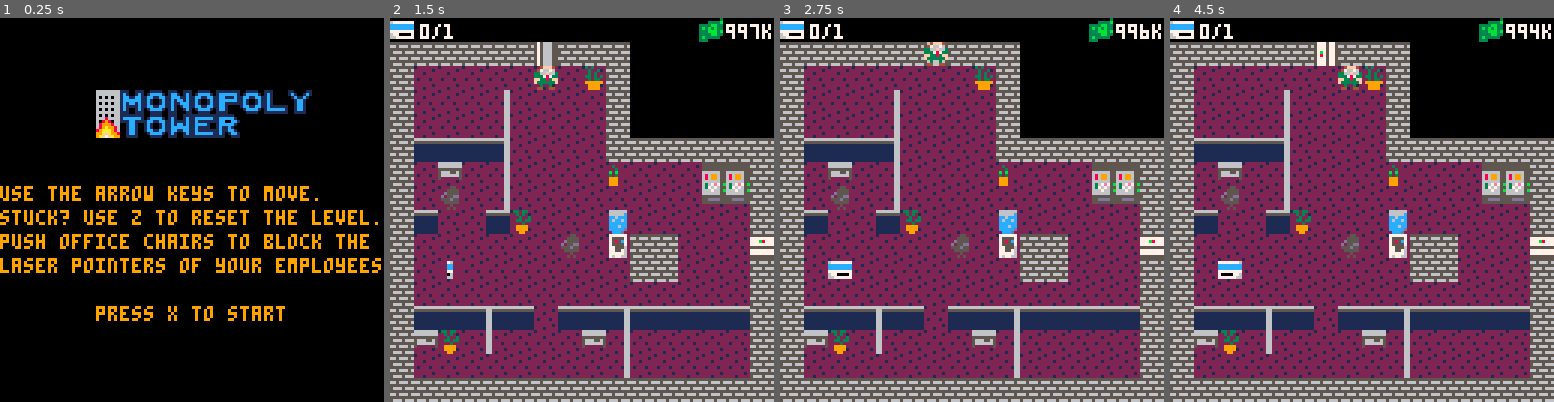
Above: before the commit, frames 1-4 (left to right).
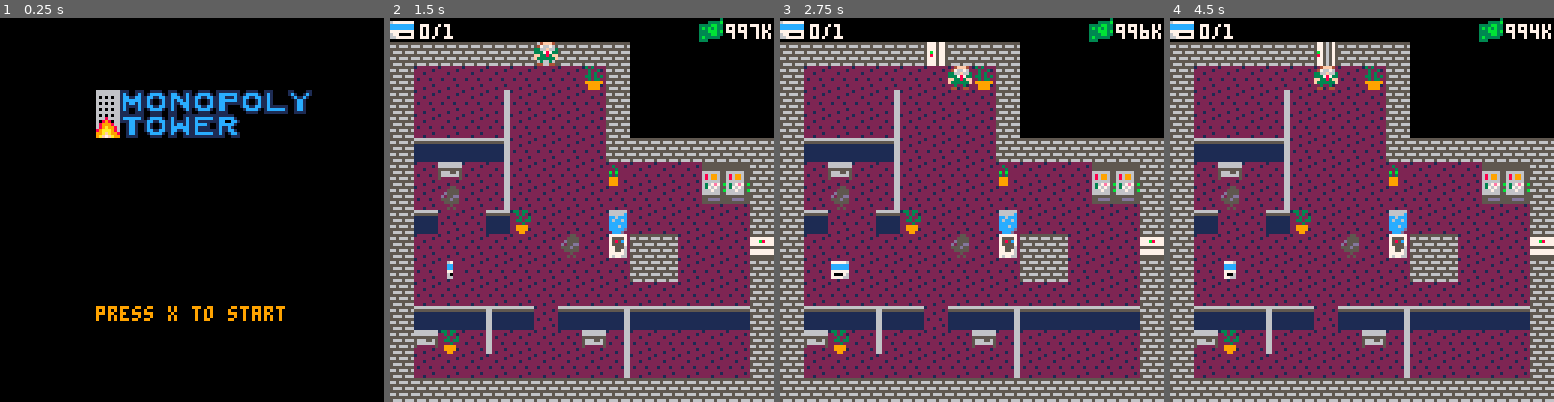
Above: after the commit, the same moments.

Repository: ojlyons/GameDesignProject
Game: PICO-8 cartridge art.p8
The game is run twice, just before and just after one commit, with the same random seed, the same clock (stepped at 60 frames per second) and the same inputs.
Inputs:
- Up to frame 1 (0.25 s): no input
- Up to frame 2 (1.5 s): tap X (X key) at 0.33, 1.07 s; tap O (Z key) at 0.7 s
- Up to frame 3 (2.75 s): hold Right 1.6-2.1 s; tap O (Z key) at 1.7, 2.1, 2.5 s; tap X (X key) at 1.85 s; hold Up 2.15-2.42 s; hold Right from 2.47 s (still down)
- Up to frame 4 (4.5 s): tap O (Z key) every 0.4 s from 2.9 to 4.1 s; tap X (X key) at 2.97, 4.08 s; release Right at 3.03 s; hold Left 3.08-3.58 s; hold Down 3.63-3.97 s; hold Right from 4.02 s (still down)

The runs differ from the first frame. In frame 1, 5.8% of the frame differs, in the area x 0-100%, y 43-67%; in frame 2, 0.6%; in frame 3, 0.7%; in frame 4, 0.9%.

Commit message:
backstory & directions
added a screen that has backstory, and if you hold X at any time, it will bring up directions menu.

Diff:
--- a/art.p8
+++ b/art.p8
@@ -32,6 +32,7 @@
 dying = false
 flame_time = 0
 flame_sprite = 68
+sfxp = false --used for email sfx
 
 --ed is the direction he has to go to leave the elevator, -2 is up, -1 is left,
 --1 is right, 2 is down
@@ -269,17 +270,34 @@
 
 function _update()
 
-	if level_status == -2 then
-		if btn(5) then
-		 level_status = 2
-         music(1)
+	dd=false
+
+	if level_status == -2 then -- if title screen
+		if btnp(5) then
+		 --level_status = 2
+         --music(1)
+		 level_status = -3 --show email
 		end
 		flame()
 		return
 	end
-	if level_status == -1 then
+	if level_status == -3 then --if email screen
+		if not sfxp then
+		  sfx(15)
+		  sfxp = true
+		end
+
+
+		draw_email()
+		if btnp(4) then  --start game
+			level_status = 2
+			music(1)
+		end
+	end
+
+	if level_status == -1 then --if
 		draw_directions()
-		if btn(4) then level_status = 2 end
+		if btnp(5) then level_status = 2 end
 		return
 	else
 	 timer += 1
@@ -342,6 +360,10 @@
 	  resetlevel()
 	 end
 
+	 if btn(5) then
+		dd=true
+	 end
+
 	 --if btn(5) then
 	 -- level += 1
 	 -- load_level()
@@ -357,24 +379,21 @@
 	spr(96, 32, 24, 9, 2, false, false)
 	spr(flame_sprite, 32, 32, 1, 1, false, false)
 	print("press x to start", 32, 96, 9)
-	print("use the arrow keys to move.", 0, 56, 9)
-	print("stuck? use z to reset the level.",0,64,9)
-	print("push office chairs to block the",0,72,9)
-	print("laser pointers of your employees.", 0, 80, 9)
+	--print("use the arrow keys to move.", 0, 56, 9)
+	--print("stuck? use z to reset the level.",0,64,9)
+	--print("push office chairs to block the",0,72,9)
+	--print("laser pointers of your employees.", 0, 80, 9)
 end
 
 function draw_directions()
-	--print("you are the ceo of a major corporation." ,0,0,9)
-	--print("after months of tension, things have" ,0,8,9)
-	--print("finally come to a boil when you began", 0, 16, 9)
-	--print("charging employees to drink from the",0,24,9)
-	--print("water cooler. now they are rebelling.",0,32,9)
-	--print("you must escape your office tower " ,0,40,9)
-	--print("without being caught in their sight.", 0, 48, 9)
-	print("use the arrow keys to move", 0, 56, 9)
-	print("use z to reset the level.",0,64,9)
-	print("push chairs to avoid being caught",0,72,9)
-	print("press z to continue", 0, 80, 9)
+	rectfill(camera_x+9,camera_y+51,camera_x+117,camera_y+100,5)
+	rectfill(camera_x+10,camera_y+52,camera_x+116,camera_y+99,7)
+	print("use the arrow keys to move", 12+camera_x, 54+camera_y, 0)
+	print("stuck? use z to reset",camera_x+22,camera_y+64,0)
+	print("the level.",camera_x+43,camera_y+70,0)
+	print("push office chairs to ",camera_x+21,camera_y+80,0)
+	print("block the laser pointers ", camera_x+15, camera_y+86, 0)
+	print("of your employees.", camera_x+27, camera_y+92, 0)
 end
 
 function draw_game_over()
@@ -413,16 +433,59 @@
  spr(11, camera_x+103, camera_y) --munny
  print(flr(money), camera_x+112, camera_y+2,7)
  print("k",camera_x+124,camera_y+2,7)
-end
+
+ if dd then
+  draw_directions()
+ end
+end
+
+function draw_email()
+	 cls()
+
+	 map(0,32,0,0,128,128)
+	 print("from: debra (hr)",3,9,5)
+	 print("to: moneybags, richard",3,15,5)
+	 print("subject: minor problem",3,21,5)
+	 spr(76, 68, 7) --mail icon
+	-- rect(5,26,120,26,13)
+	 rectfill(2,28,124,123,5)
+	 rectfill(3,29,123,122,7)
+
+	 print("mr moneybags,",4,30,1)
+	 print(" ",3,36,0)
+	 print("your immaculate decision to",4,42,1)
+	 print("put a price on water from the",4,48,1)
+	 print("watercoolers has enraged your ",4,54,1)
+	 print("employees! they're armed with",4,60,1)
+	 print("high-powered laser pointers. ",4,66,1)
+	 print("you know how sensitive your",4,72,1)
+	 print("eyes are - you have to escape!",4,78,1)
+	 print("you have to escape!",48,78,9)
+	 print(" ",4,84,0)
+	 print("happy holidays,",4,90,1)
+	 print("debra",4,96,1)
+	 print("p.s.: press z to continue, or",4,108,1+flr(st/15))
+	 print("hold \151 to see controls!",4,114,1+flr(st/15))
+	 if btn(5) then
+	    rectfill(3,29,123,122,6)
+		draw_directions()
+
+	 end
+
+end
+
+
 
 function _draw()
  cls()
+ if level_status == -3 then
+    draw_email()
+ end
+
  if level_status == -2 then
  	draw_menu()
  end
- if level_status == -1 then
- 	draw_directions()
- end
+
  if level_status >= 0 then
 	flame()
  	draw_game()
@@ -579,10 +642,10 @@
 111515151515151515151515151515111115212115212115151515151515151111021515210521151515151101010101111515300532151515151101010101010101010111151521211515152015151111151511010111151511010111151511111515301515151515151515151515111116151515151525152515151515152a
 1121212120211521212221212121211111391515151515251515151520212111111215151525151515151511010101011115252115211515151511010101010101010101111515151515151530151511111515111111111515111111111515111115153015151515151515151515151111151515201521152215251515151511
 1105371530151515053215151515151111111111111111151515151530053711111515152015221515151511010101011115151515151515150611010101010101010101111515202121211521152111111515151515151521212215151515111115152125152525151515151515151111151515301515153225151515151511
-1115151515151515153215151515151111010101010111151515151515151511111515372121211515381511010101011115151515151515153711010101010101010101111515301615151515151511111515151515151539053215151515111115151515251515251515151515151111151515301515153215151515151511
-11111111111111111111111111111111110101010101111111112a1111111111111111111111111111112e11010101011111111111112a1111111101010101010101010111112e1111111111112a1111111111111111111111111111112e11111111111111111111111111111111111111111111111111111111111111111111
+1115151515151515153215151515151101010101010111151515151515151511111515372121211515381511010101011115151515151515153711010101010101010101111515301615151515151511111515151515151539053215151515111115151515251515251515151515151111151515301515153215151515151511
+11111111111111111111111111111111010101010101111111112a1111111111111111111111111111112e11010101011111111111112a1111111101010101010101010111112e1111111111112a1111111111111111111111111111112e11111111111111111111111111111111111111111111111111111111111111111111
 0101010101010101010101010101010101010101010101010101010101010101010101010101010101010101010101010101010101010101010101010101010101010101010101010101010101010101010101010101010101010101010101010101010101010101010101010101010101010101010101010101010101010101
-11111111111111111111111111112a1111111111111111111111111111112a11111111111111111111111111111111111111111111111111111111111111111111111111111111111111111111111111111111111111111111111111111111111111111111111111111111111111111111111111111111111111111111111111
+11111111111111111111111111112a1111111111111111111111111111112a11111111111111111101010101010101011111111111111111111111111111111111111111111111111111111111111111111111111111111111111111111111111111111111111111111111111111111111111111111111111111111111111111
 1121212121212121212125152515151111151515151515161525152515151511111515152515151101010101010101011115151515151515151515151515151111151515151515151515151515151511111515151515151515151515151515111115151515151515151515151515151111151515151515151515151515151511
 11050505050505050505152515251511193b1515151506161525152525251511191515152525251101010101010101011115151515151515151515151515151111151515151515151515151515151511111515151515151515151515151515111115151515151515151515151515151111151515151515151515151515151511
 11151515151515151615153b15150611111515151515153b1515151515151511112121151515061101010101010101011115151515151515151515151515151111151515151515151515151515151511111515151515151515151515151515111115151515151515151515151515151111151515151515151515151515151511
Not shown, changed: 40 lines of the sprite sheet (__gfx__) section of art.p8
Not shown, changed: the sound effects (__sfx__) section of art.p8
